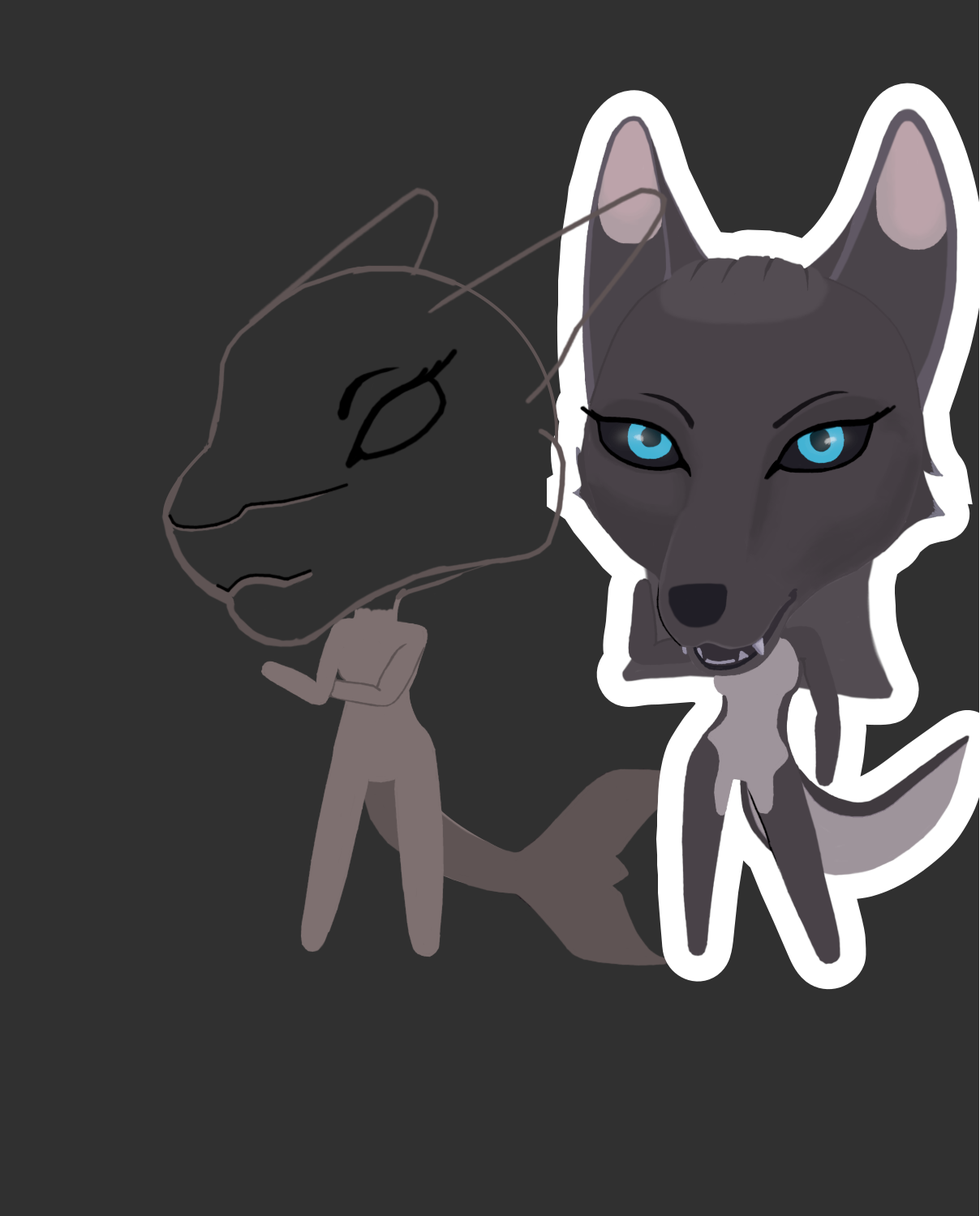
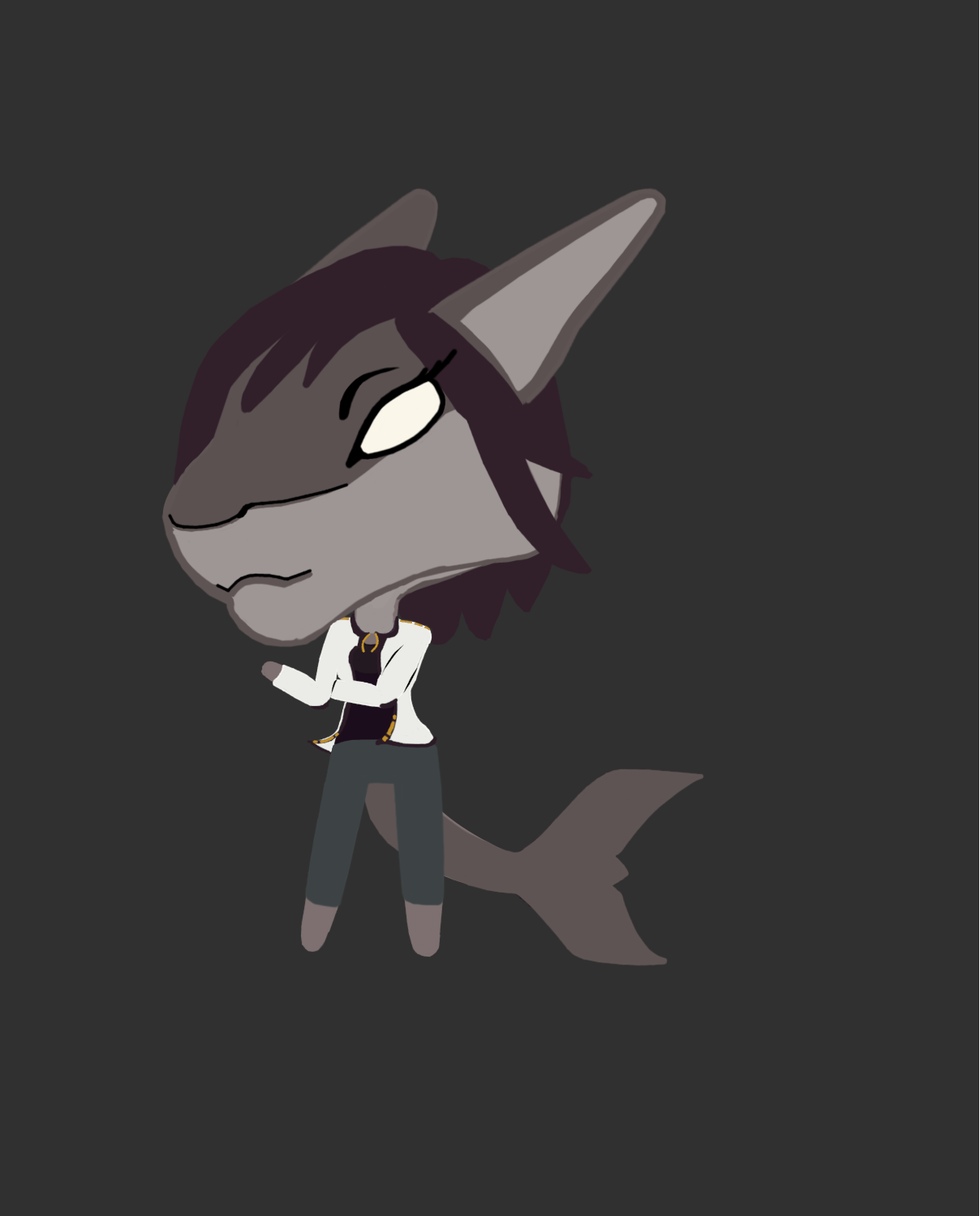
Two versions of the same layered image (980x1216). Layer-by-layer changes:
painted on "LINES" over 235, 372, 447, 695
added layer "EYE" above "EARS" over 359, 379, 444, 457
painted on "EARS" over 247, 186, 669, 327
added layer "EARS_FILL" above "HAIR" over 428, 188, 666, 412
added layer "HAIR" above "RIGHT_EAR" over 172, 244, 606, 647
added layer "RIGHT_EAR" above "COAT" over 248, 187, 439, 327
added layer "COAT" above "SHIRT" over 271, 613, 438, 755
added layer "SHIRT" above "PANT" over 332, 640, 398, 746
added layer "PANT" above "BASE" over 304, 737, 445, 909
painted on "BASE" over 351, 428, 554, 636
added layer "FACE_SECONDARY" above "FACE" over 168, 401, 562, 645
added layer "FACE" above "eleniel.png" over 167, 189, 566, 648
hid "eleniel.png" over 546, 82, 979, 991
